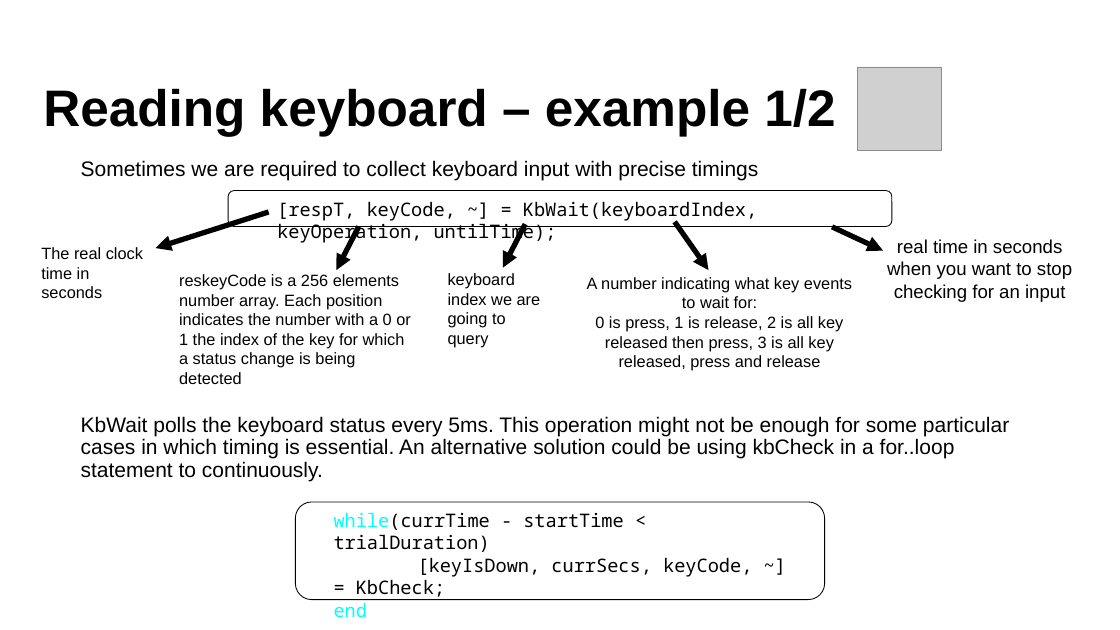
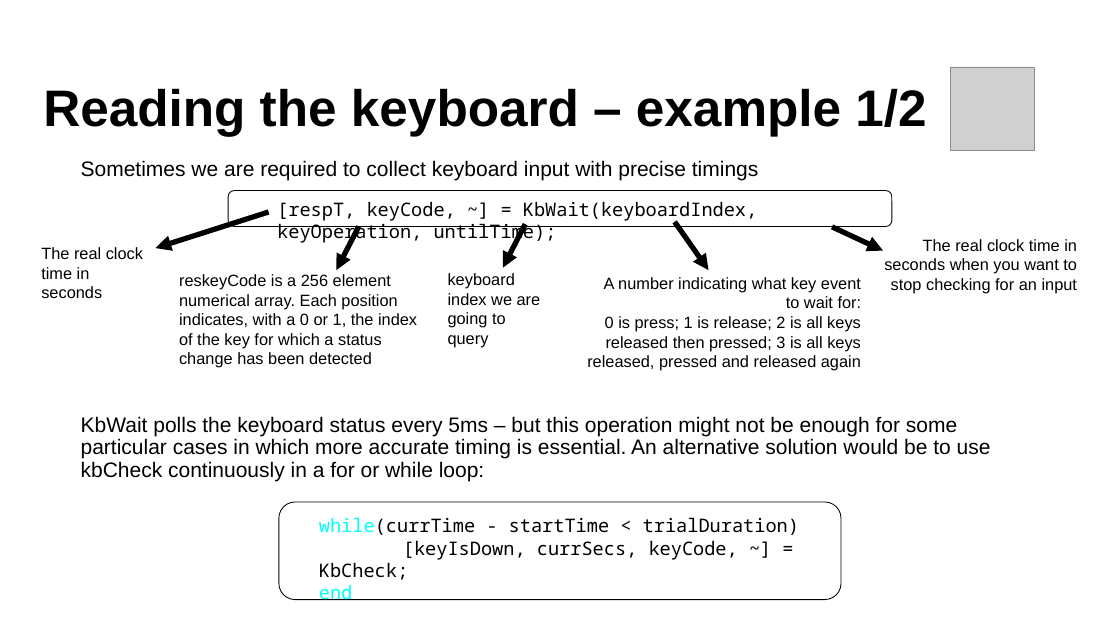
Before and after one commit to Lenakeiz/MatlabPTBExercise, a slide deck: slide 4 of PTB_Lecture2.pptx. Drawn at 1120x630 pixels with LibreOffice and Linux fonts; fonts in the diff are those of the drawing; grey boxes stand for pictures; background and template pictures are left out. Boxes give left, top, right and bottom in pixels: in the first picture for what was removed or moved away, otherwise in the second. Text is boxed around its words. In the diff, an @@ line names an element or a change of style, - is before the commit and + after.

```diff
--- a/PTB_Lecture2.pptx
+++ b/PTB_Lecture2.pptx
@@ title at box(43, 88, 926, 136): text changed @@
-Reading keyboard – example 1/2
+Reading the keyboard – example 1/2
@@ picture: place and size @@
-picture at box(858, 67, 942, 151)
+picture at box(951, 67, 1035, 151)
@@ text at box(884, 239, 1077, 293): text changed; size 16 to 14 pt @@
-real time in seconds when you want to stop checking for an input
+The real clock time in seconds when you want to stop checking for an input
@@ text at box(179, 274, 417, 368): text changed @@
-reskeyCode is a 256 elements number array. Each position indicates the number with a 0 or 1 the index of the key for which a status change is being detected
+reskeyCode is a 256 element numerical array. Each position indicates, with a 0 or 1, the index of the key for which a status change has been detected
@@ text at box(587, 277, 862, 371): text changed @@
-A number indicating what key events to wait for:
-0 is press, 1 is release, 2 is all key released then press, 3 is all key released, press and release
+A number indicating what key event to wait for:
+0 is press; 1 is release; 2 is all keys released then pressed; 3 is all keys released, pressed and released again
@@ text at box(81, 416, 991, 482): text changed @@
-KbWait polls the keyboard status every 5ms. This operation might not be enough for some particular cases in which timing is essential. An alternative solution could be using kbCheck in a for..loop statement to continuously.
+KbWait polls the keyboard status every 5ms – but this operation might not be enough for some particular cases in which more accurate timing is essential. An alternative solution would be to use kbCheck continuously in a for or while loop:
@@ rounded rectangle: place and size @@
-rounded rectangle at box(296, 502, 825, 600)
+rounded rectangle at box(279, 502, 841, 600)
@@ text "while(currTime - startTime < trialDuration)" rewrapped from box(334, 512, 752, 618) to box(319, 517, 799, 600) @@
```
Also in this commit, not shown: 15 other slides changed, 1 other file.
